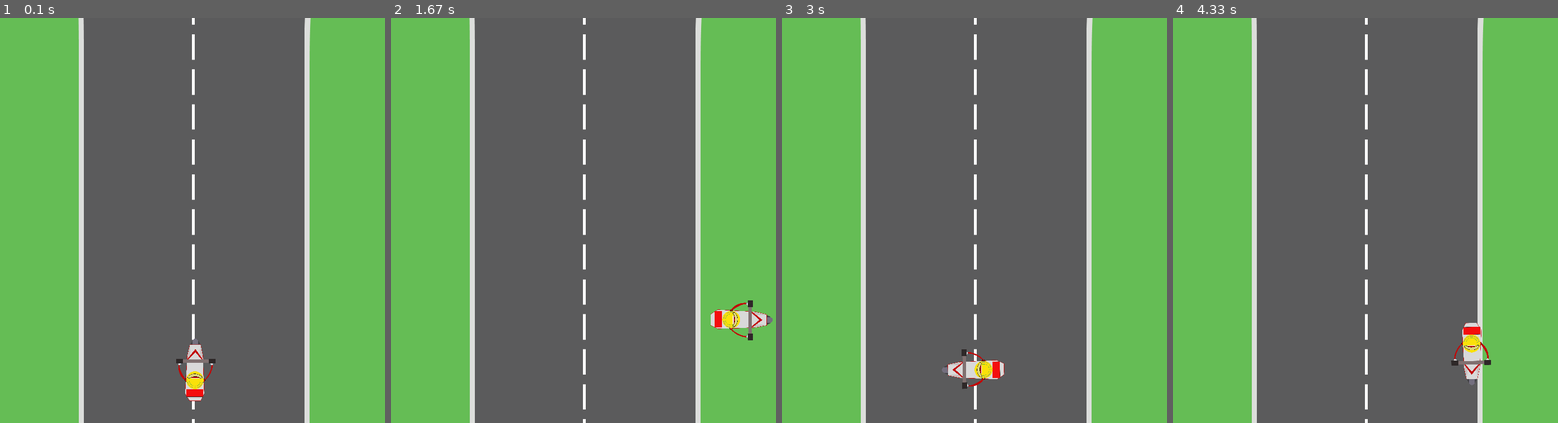
Above: before the commit, frames 1-4 (left to right).
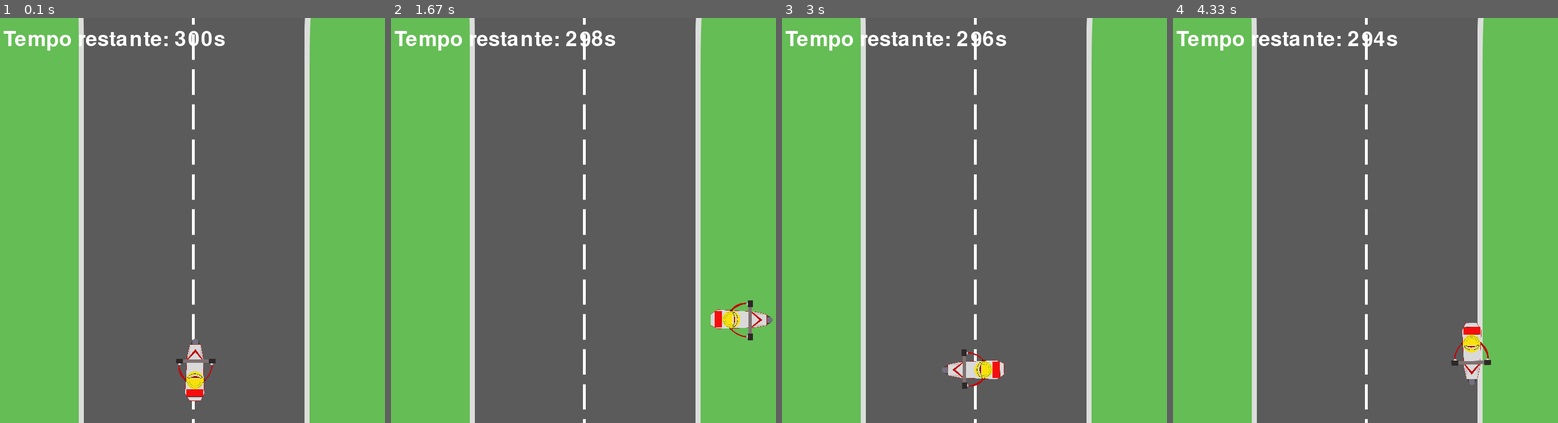
Above: after the commit, the same moments.

Repository: Danilo-C-Ramos/Pygame
Game: pygame game, started from Main.py
Same seed, same stepped clock (60 frames per second), same inputs: the game is played once before the commit and once after it.
Inputs:
- Up to frame 1 (0.1 s): no input
- Up to frame 2 (1.67 s): hold D 0.33-0.8 s; hold W 0.83-1.13 s; hold D 1.17-1.63 s
- Up to frame 3 (3 s): hold A 1.67-2.2 s; hold S 2.23-2.53 s; hold A 2.57-2.97 s
- Up to frame 4 (4.33 s): hold W 3-3.37 s; hold D 3.4-4.03 s; hold S from 4.07 s (still down)

The runs differ from the first frame. In frame 1, 0.9% of the frame differs, in the area x 0-59%, y 3-9%; in frame 2, 0.9%; in frame 3, 0.9%; in frame 4, 0.9%.

Commit message:
Timer inicial

Diff:
--- a/Main.py
+++ b/Main.py
@@ -35,9 +35,12 @@
 paredes.add(g)
 states = [DOIS_H, DOIS_VD, DOIS_VE, DOIS_H, TRES]
 retas = [RETA, RETA, RETA, RETA, RETA, RETA_D, RETA_E]
-dicas= [HIDRANTE, POLICIA]
-modulos= [OUTDOOR_INSPER, OUTDOOR_ESPM]
-
+
+dicas= [HIDRANTE]
+modulos= [OUTDOOR_INSPER, OUTDOOR_ESPM, POLICIA]
+modulo= 0
+
+font = pygame.font.SysFont(None, 55)
 #vertices = [(0, 0), (0, 0), (0, HEIGHT), (0, HEIGHT)]
 
 #quadrado = pygame.draw.polygon(window, RED, vertices)
@@ -100,11 +103,6 @@
         player.rect.bottom = HEIGHT - 10
         player.speedx=0
 
-        '''
-        player.image = assets[MOTO]
-        player.speedx=-5
-        '''
-
         paredes.empty()
         #state_i = (state_i + 1) % len(states)
         #state = states[state_i]
@@ -112,24 +110,10 @@
         state = random.choice(states)
         print('TROCA')
         print(state)
-
-        modulo=random.choice(modulos)
-        cenario=[]
-
-        '''
-        print('zerou')
-        ale=random.randint(1,5)
-        j=1
-        while j <= ale:
-            a=random.choice(dicas)
-            cenario.append(a)
-            j+=1
-        print(cenario)
-        '''
+        modulo = random.choice(modulos)
 
         g = Grama(assets, state)
         paredes.add(g)
-        tempo = 0
 
     elif (player.rect.bottom <= 0 or player.rect.left > WIDTH or player.rect.right < 0) and state != RETA:
 
@@ -147,8 +131,6 @@
         g = Grama(assets, state)
         paredes.add(g)
 
-        tempo = 0
-
     player.update()
 
 
@@ -170,11 +152,7 @@
            player.speedx = 0
            player.rect.right = WIDTH
 
-
-
-
-        print('colisão')
-
+        tempo += 2
 
 
     if state == 1:
@@ -192,19 +170,32 @@
     elif state == 7:
         window.blit(assets[B_TRES], (0, 0))
 
-    '''
-    if POLICIA in cenario :
-        window.blit(assets[POLICIA],(WIDTH-40,HEIGHT-40))
-        print('UÉ')
-    '''
+
+
+
+
+    paredes.draw(window)
+    all_sprites.draw(window)
+
+    tempo_faltando = 300 - int(tempo / 60)
+    timer_text = font.render(f"Tempo restante: {tempo_faltando}s", True, (255, 255, 255))
+    window.blit(timer_text, (20, 20))
+
+    if modulo==POLICIA and state in retas:
+        window.blit(assets[POLICIA],(10,10))
+        #print('UÉ')
+    elif modulo==OUTDOOR_INSPER and state in retas:
+        #print('inxper')
+        window.blit(assets[OUTDOOR_INSPER],(10,10))
+    elif modulo==OUTDOOR_ESPM and state in retas:
+        #print('festa')
+        window.blit(assets[OUTDOOR_ESPM],(10,10))
+
 
     tempo += 1
     if tempo == 60*300:
         state = FIM
 
-    paredes.draw(window)
-    all_sprites.draw(window)
-
     pygame.display.update()
 
 
